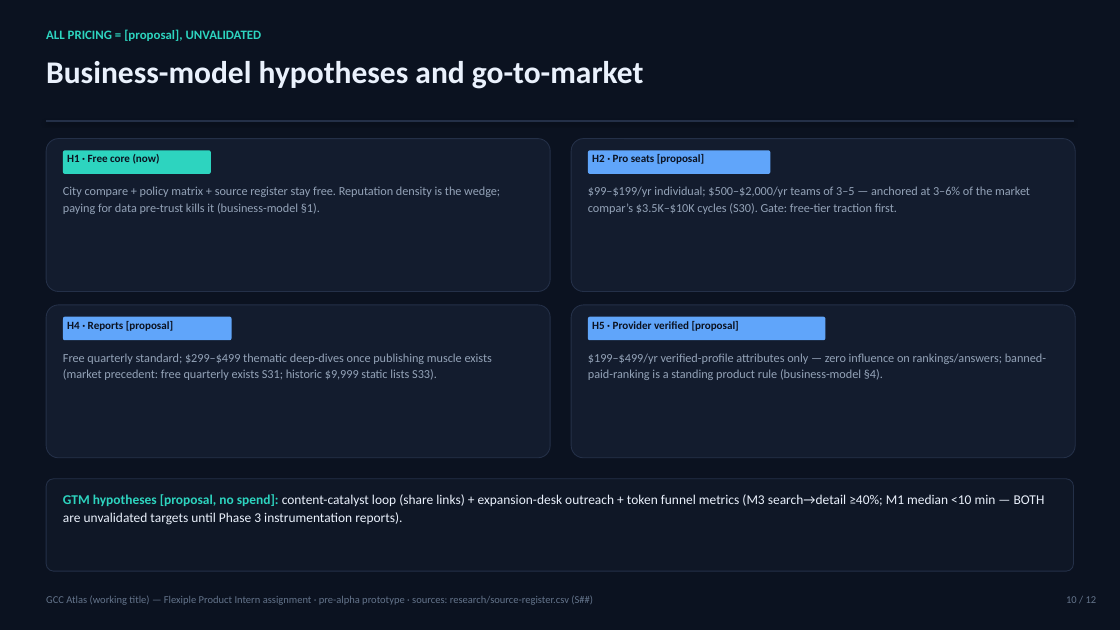
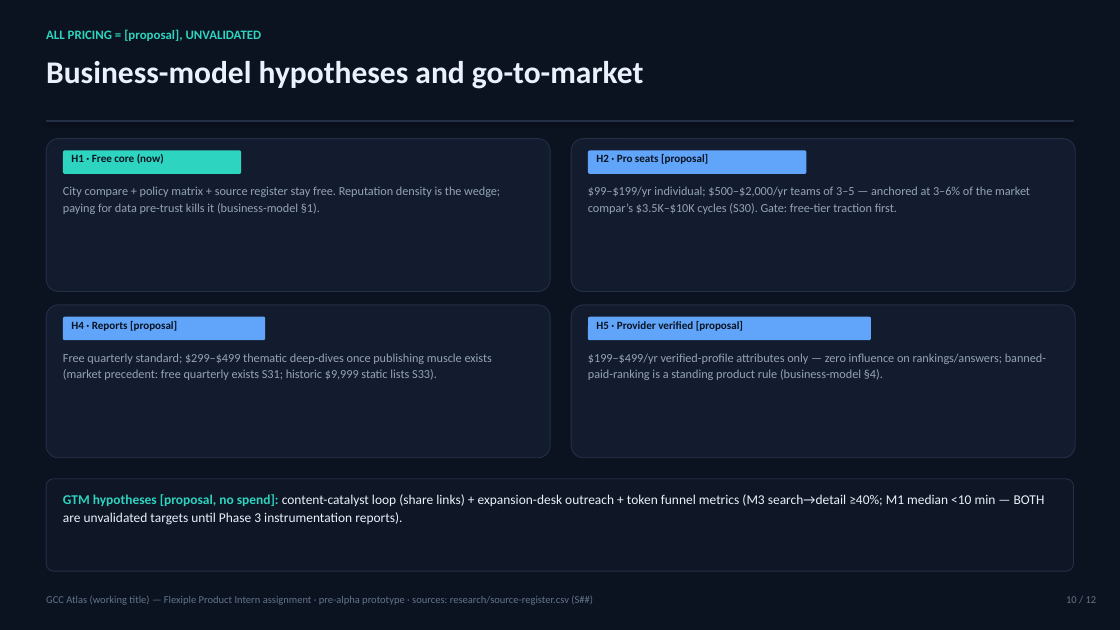
Before and after one commit to Guptsonu22/GCC-ATLAS, a slide deck: slide 10 of product/deck/gcc-atlas-strategy-deck.pptx. Drawn at 1120x630 pixels with LibreOffice and Linux fonts; fonts in the diff are those of the drawing. Boxes give left, top, right and bottom in pixels: in the first picture for what was removed or moved away, otherwise in the second. Text is boxed around its words. In the diff, an @@ line names an element or a change of style, - is before the commit and + after.

```diff
--- a/product/deck/gcc-atlas-strategy-deck.pptx
+++ b/product/deck/gcc-atlas-strategy-deck.pptx
@@ rounded rectangle: place and size @@
-rounded rectangle at [63,150,211,174]
+rounded rectangle at [63,150,241,174]
@@ text "H1 · Free core (now)": place and size @@
-text "H1 · Free core (now)" at [67,154,160,164]
+text "H1 · Free core (now)" at [71,154,164,164]
@@ rounded rectangle: place and size @@
-rounded rectangle at [588,150,770,174]
+rounded rectangle at [588,150,807,174]
@@ text "H2 · Pro seats [proposal]": place and size @@
-text "H2 · Pro seats [proposal]" at [592,154,704,164]
+text "H2 · Pro seats [proposal]" at [596,154,708,164]
@@ rounded rectangle: place and size @@
-rounded rectangle at [63,317,232,340]
+rounded rectangle at [63,317,266,340]
@@ text "H4 · Reports [proposal]": place and size @@
-text "H4 · Reports [proposal]" at [67,321,173,331]
+text "H4 · Reports [proposal]" at [71,321,177,331]
@@ rounded rectangle: place and size @@
-rounded rectangle at [588,317,826,340]
+rounded rectangle at [588,317,871,340]
@@ text "H5 · Provider verified [proposal]": place and size @@
-text "H5 · Provider verified [proposal]" at [592,321,739,331]
+text "H5 · Provider verified [proposal]" at [596,321,743,331]
```
Also in this commit, not shown: 5 other slides changed, 3 other files.
